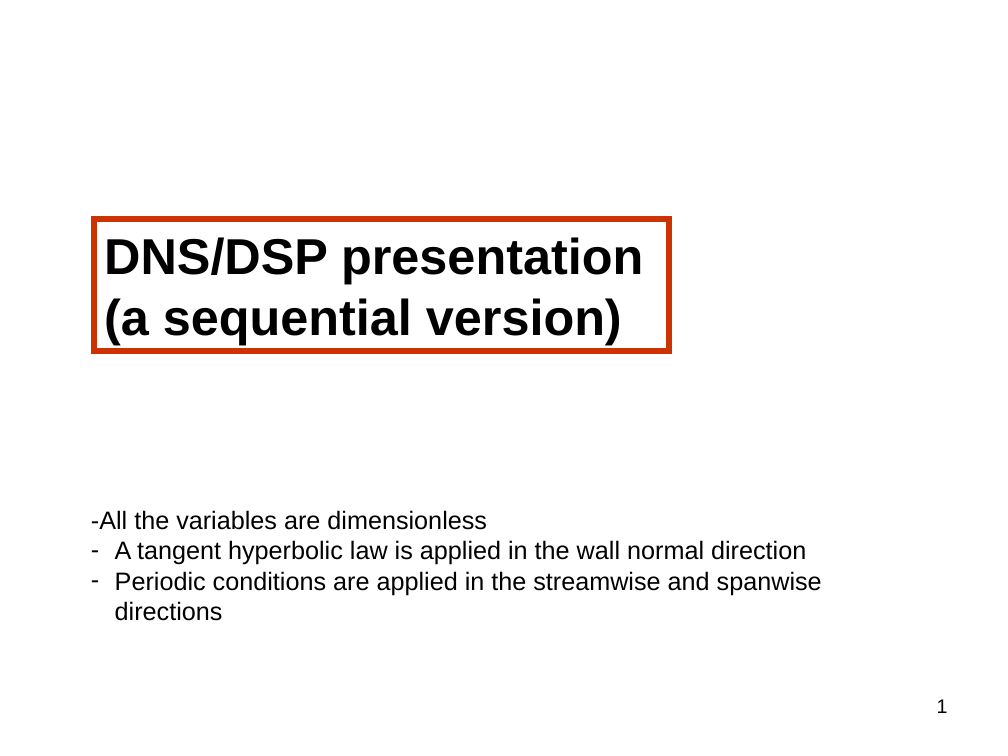
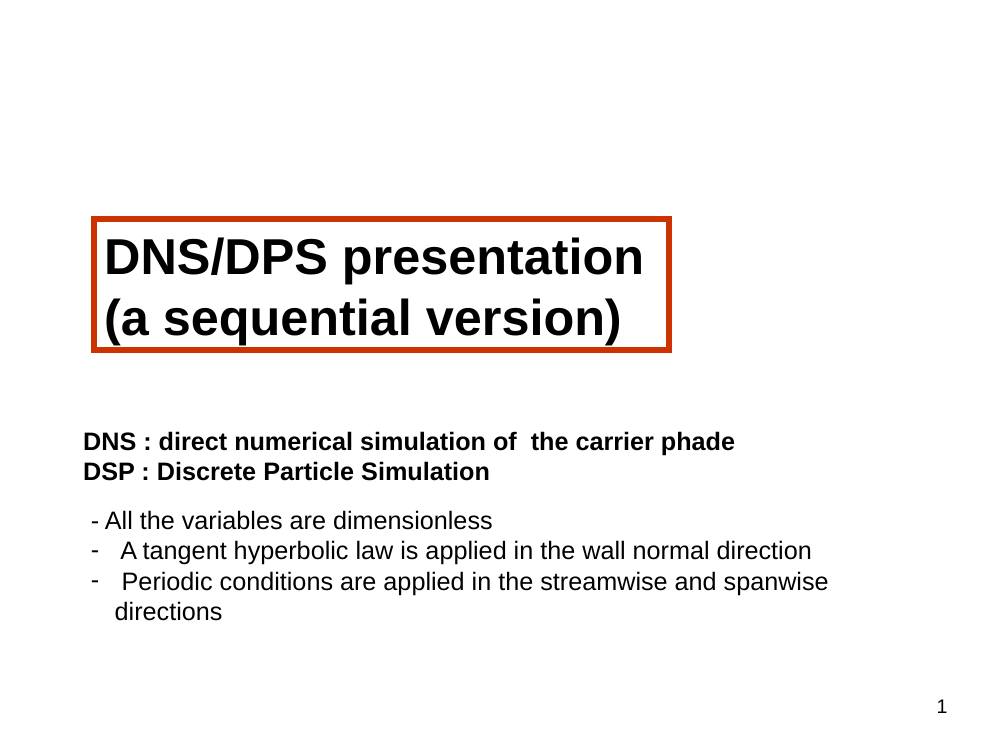
Before and after one commit to markus-abel/parpar, a slide deck: slide 1 of Suivi_lagrangien.ppt. Drawn at 1008x756 pixels with LibreOffice and Linux fonts; fonts in the diff are those of the drawing. Boxes give left, top, right and bottom in pixels: in the first picture for what was removed or moved away, otherwise in the second. Text is boxed around its words. In the diff, an @@ line names an element or a change of style, - is before the commit and + after.

Commit message:
Update presentation

```diff
--- a/Suivi_lagrangien.ppt
+++ b/Suivi_lagrangien.ppt
@@ text in rectangle at <box>104,237,644,284</box>: text changed @@
-DNS/DSP presentation
+DNS/DPS presentation
@@ text added at <box>83,431,735,481</box>, 18 pt, text #000000, bold @@
+DNS : direct numerical simulation of the carrier phade
+DSP : Discrete Particle Simulation
@@ text at <box>105,510,493,530</box>: spaces changed @@
--All the variables are dimensionless
+- All the variables are dimensionless
```
Also in this commit, not shown: 6 other slides changed, 9 slides added.
